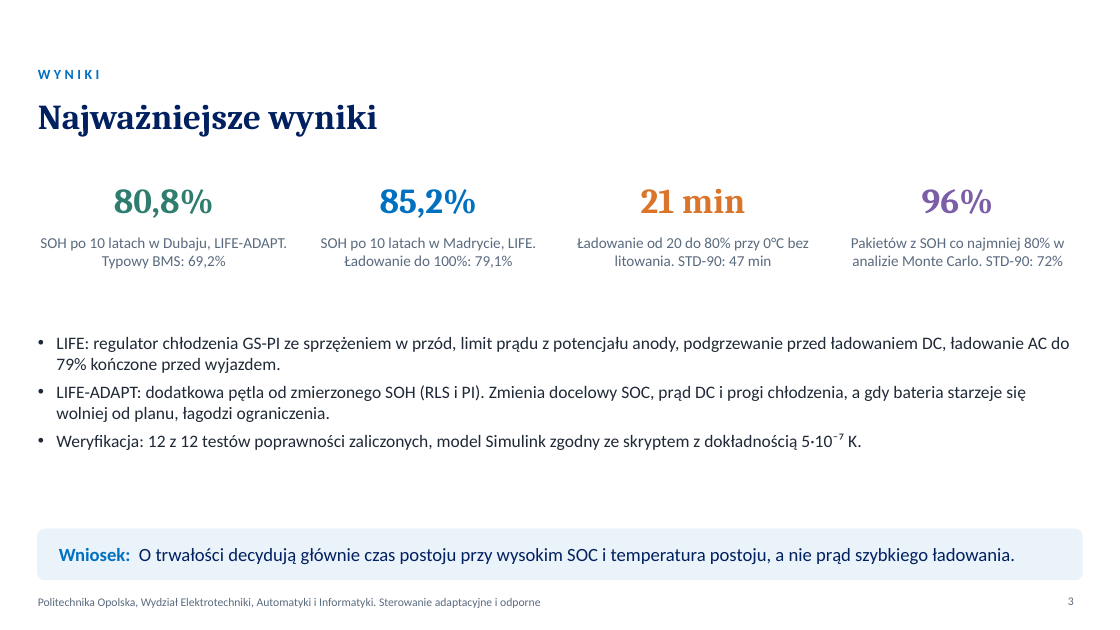
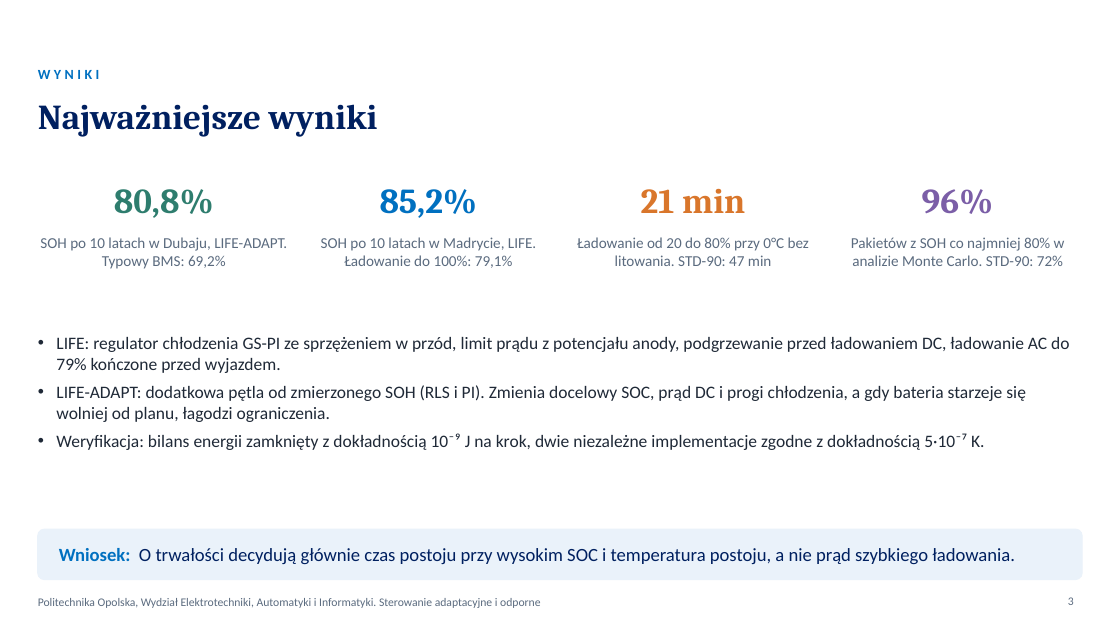
Before and after one commit to KarolFabianek/Adaptive-and-robust-control, a slide deck: slide 3 of Prezentacja/BTMS_PROJEKT_FABIANEK_FORTUNA.pptx. Drawn at 1120x630 pixels with LibreOffice and Linux fonts; fonts in the diff are those of the drawing; background and template pictures are left out. Boxes give left, top, right and bottom in pixels: in the first picture for what was removed or moved away, otherwise in the second. Text is boxed around its words. In the diff, an @@ line names an element or a change of style, - is before the commit and + after.

Commit message:
Prezentacje: naukowe podsumowanie wyników
- usunięte slajdy z instrukcją uruchamiania i ćwiczeniami
- slajd o zjawiskach uwzględnionych w modelu zamiast porównania z wykładem
- Simulink przedstawiony jako niezależna weryfikacja implementacji
- sześć wniosków naukowych opartych na wynikach
- wykład: wyniki długoterminowe zamiast zapowiedzi projektu
- legendy wykresów E01 i E03 bez odwołań do wykładu
- skrypt wystąpień zgodny z nowymi slajdami

```diff
--- a/Prezentacja/BTMS_PROJEKT_FABIANEK_FORTUNA.pptx
+++ b/Prezentacja/BTMS_PROJEKT_FABIANEK_FORTUNA.pptx
@@ text at <box>56,433,984,450</box>: text changed @@
-• Weryfikacja: 12 z 12 testów poprawności zaliczonych, model Simulink zgodny ze skryptem z dokładnością 5·10⁻⁷ K.
+• Weryfikacja: bilans energii zamknięty z dokładnością 10⁻⁹ J na krok, dwie niezależne implementacje zgodne z dokładnością 5·10⁻⁷ K.
```
Also in this commit, not shown: 8 other slides changed, 1 slide added, 5 slides removed, 15 other files.
